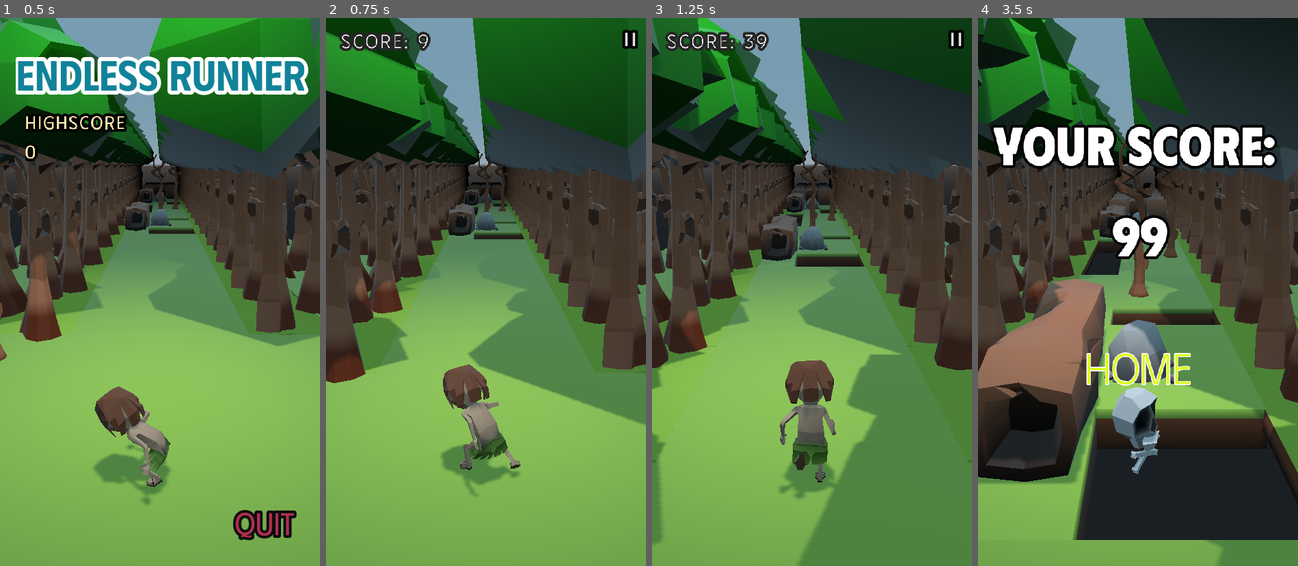
Above: before the commit, frames 1-4 (left to right).
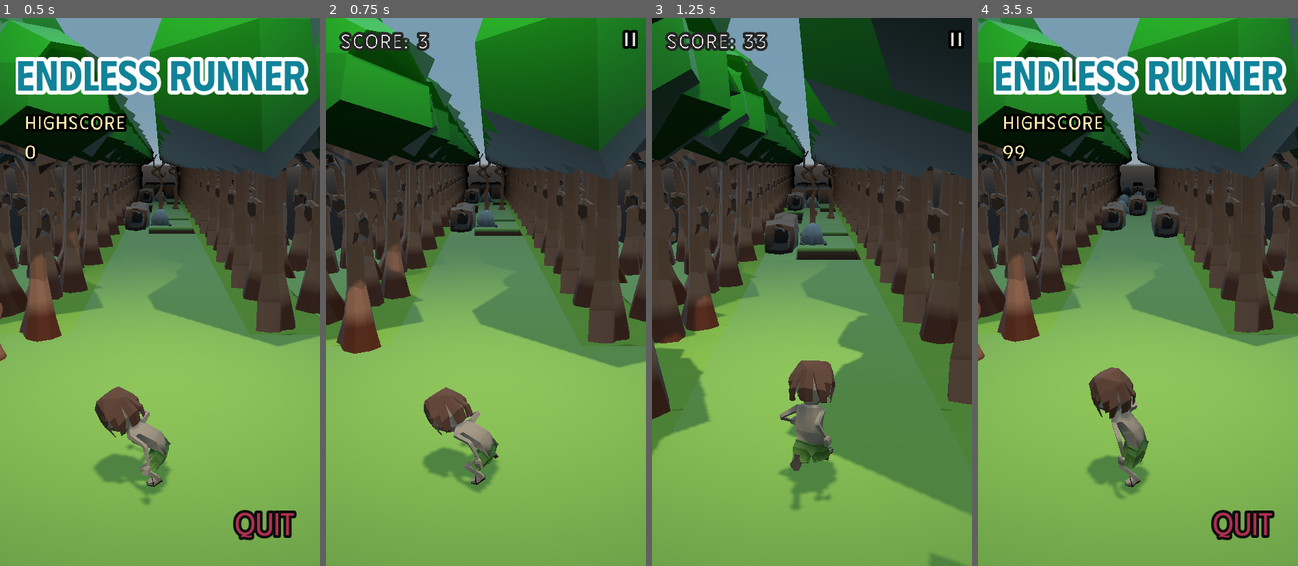
Above: after the commit, the same moments.

Repository: ajaydas1/Jungle_Run
Game: Godot game, scene res://Scenes/PlayZone.tscn
Same seed, same stepped clock (60 frames per second), same inputs: the game is played once before the commit and once after it.
Inputs (mouse positions are in pixels of both pictures, inside the frame that each line leads up to):
- Up to frame 1 (0.5 s): no input
- Up to frame 2 (0.75 s): tap Enter (ui_accept) at 0.5 s; move the mouse to (556, 264) at 0.52 s; hold Right (ui_right) from 0.53 s (still down); tap Space (ui_select) at 0.6 s; click (556, 264) at 0.67 s
- Up to frame 3 (1.25 s): keep holding Right (ui_right); tap Enter (ui_accept) at 0.77, 0.8, 1.07 s
- Up to frame 4 (3.5 s): release Right (ui_right) at 1.25 s; click "II" at 1.25 s; click "Resume" at 2 s; move the mouse to (1074, 319) at 2.77 s; hold Down (ui_down) from 2.78 s (still down); tap Enter (ui_accept) at 2.85, 3.02, 3.32 s; tap Space (ui_select) at 3.05 s

Frame 1 is identical in both runs. In frame 2, 27% of the frame differs, in the area x 0-100%, y 0-88%; in frame 3, 32%; in frame 4, 69%, in the area x 0-100%, y 0-100%.

Commit message:
minor changes

Diff:
--- a/Scenes/PlayZone.tscn
+++ b/Scenes/PlayZone.tscn
@@ -8,6 +8,7 @@
 [ext_resource path="res://StartChunk.tscn" type="PackedScene" id=6]
 [ext_resource path="res://Scenes/StartMenu.tscn" type="PackedScene" id=7]
 [ext_resource path="res://Fonts/Phudu-Bold.ttf" type="DynamicFontData" id=8]
+[ext_resource path="res://swipe.gd" type="Script" id=9]
 [ext_resource path="res://Fonts/Phudu-ExtraBold.ttf" type="DynamicFontData" id=10]
 [ext_resource path="res://default_env.tres" type="Environment" id=11]
 [ext_resource path="res://Audios/Swing Time.wav" type="AudioStream" id=12]
@@ -59,6 +60,8 @@
 outline_color = Color( 0, 0, 0, 1 )
 extra_spacing_char = 5
 font_data = ExtResource( 8 )
+
+[sub_resource type="RectangleShape2D" id=14]
 
 [sub_resource type="DynamicFont" id=12]
 size = 100
@@ -195,6 +198,12 @@
 flat = true
 icon_align = 1
 
+[node name="TouchScreenButton" type="TouchScreenButton" parent="OnScreenUI"]
+position = Vector2( 50, 150 )
+scale = Vector2( 25, 40 )
+shape = SubResource( 14 )
+script = ExtResource( 9 )
+
 [node name="DeadScreen" type="Control" parent="."]
 visible = false
 margin_right = 40.0
@@ -222,6 +231,8 @@
 margin_top = 599.0
 margin_right = 469.0
 margin_bottom = 679.0
+focus_next = NodePath(".")
+focus_previous = NodePath(".")
 custom_colors/font_color = Color( 0.847059, 1, 0, 1 )
 custom_fonts/font = SubResource( 9 )
 text = "HOME"
--- a/Scripts/GameManager.gd
+++ b/Scripts/GameManager.gd
@@ -81,7 +81,7 @@
 	var deadboi = load("res://Characters/Dead.tscn").instance()
 	deadboi.scale *= 1.5
 	$Player.add_child(deadboi)
-
+	$DeadScreen/MainMenu.grab_focus()
 
 	#$Player/Player/Janglu_Rig/Skeleton.physical_bones_start_simulation()
 	$Player/Player.visible = false
--- a/Scripts/MainMenu.gd
+++ b/Scripts/MainMenu.gd
@@ -16,9 +16,11 @@
 #func _process(delta):
 #	pass
 func _process(delta):
-	if Input.is_action_just_released("ui_accept") and get_parent().get_node("MainUI").visible == true:
+	if Input.is_action_just_released("ui_select") and get_parent().get_node("MainUI").visible == true:
 		_on_Run_pressed()
 
+	if Input.is_action_just_released("ui_cancel") and get_parent().get_node("MainUI").visible == true:
+		_on_Quit_pressed()
 func _on_Run_pressed():
 	visible = false
 	get_parent().get_node("OnScreenUI").visible = true
--- a/Scripts/PauseMenu.gd
+++ b/Scripts/PauseMenu.gd
@@ -25,6 +25,7 @@
 
 func toggle_pause_menu():
 	var pause_screen = not get_tree().paused
+	$Menu/Resume.grab_focus()
 	get_tree().paused = pause_screen
 	visible = pause_screen
 
--- a/Scripts/Player.gd
+++ b/Scripts/Player.gd
@@ -14,8 +14,6 @@
 
 var snapVector := Vector3.DOWN
 var velo := Vector3.ZERO
-
-var material : SpatialMaterial = null
 
 const moveDistance := 1.8
 var currentLane := 0
@@ -37,16 +35,14 @@
 func get_gravity() -> float:
 	return jump_gravity if velo.y > 0 else fall_gravity
 
-
+var moveLeft
+var moveRight
+var _is_jumping
+var _is_rolling
+var _just_landed
 
 func _physics_process(delta: float) -> void:
 	if gameStarted:
-		var moveLeft: bool = Input.is_action_just_pressed("ui_left")
-		var moveRight: bool = Input.is_action_just_pressed("ui_right")
-
-		var _just_landed := is_on_floor() and snapVector == Vector3.ZERO
-		var _is_jumping : bool = is_on_floor() and (Input.is_action_just_pressed("ui_up"))
-		var _is_rolling : bool = is_on_floor() and (Input.is_action_just_pressed("ui_down"))
 
 		get_parent().get_node("Camera").transform.origin.x = transform.origin.x
 		velo.y += get_gravity() * delta
@@ -101,22 +97,20 @@
 		velo = move_and_slide_with_snap(velo, snapVector, Vector3.UP, true)
 
 func _process(delta):
+	if gameStarted:
+		moveLeft = Input.is_action_just_pressed("ui_left")
+		moveRight = Input.is_action_just_pressed("ui_right")
 
+		_just_landed = is_on_floor() and snapVector == Vector3.ZERO
+		_is_jumping = is_on_floor() and (Input.is_action_just_pressed("ui_up"))
+		_is_rolling = is_on_floor() and (Input.is_action_just_pressed("ui_down"))
 	if is_on_wall() or global_transform.origin.y < 0:
-		material = $Mesh.get("material/0")
-		material.albedo_color = Color.red
 		death_timer += delta * 10
 		if death_timer > 0.5 or global_transform.origin.y < 0:
 			gameStarted = false
 			emit_signal("player_died")
-
-
 	else:
 		death_timer = 0
-		material = $Mesh.get("material/0")
-		material.albedo_color = Color.lightblue
-	$Mesh.set("material/0", material)
-
 
 
 func _on_MainUI_gameStarted():
--- /dev/null
+++ b/Touch.tscn
@@ -0,0 +1,13 @@
+[gd_scene load_steps=3 format=2]
+
+[ext_resource path="res://swipe.gd" type="Script" id=1]
+
+[sub_resource type="RectangleShape2D" id=1]
+
+[node name="TouchControls" type="Control"]
+anchor_right = 1.0
+anchor_bottom = 1.0
+
+[node name="TouchScreen" type="TouchScreenButton" parent="."]
+shape = SubResource( 1 )
+script = ExtResource( 1 )
--- a/project.godot
+++ b/project.godot
@@ -30,6 +30,13 @@
 
 [input]
 
+ui_accept={
+"deadzone": 0.5,
+"events": [ Object(InputEventKey,"resource_local_to_scene":false,"resource_name":"","device":0,"alt":false,"shift":false,"control":false,"meta":false,"command":false,"pressed":false,"scancode":16777221,"physical_scancode":0,"unicode":0,"echo":false,"script":null)
+, Object(InputEventKey,"resource_local_to_scene":false,"resource_name":"","device":0,"alt":false,"shift":false,"control":false,"meta":false,"command":false,"pressed":false,"scancode":16777222,"physical_scancode":0,"unicode":0,"echo":false,"script":null)
+, Object(InputEventJoypadButton,"resource_local_to_scene":false,"resource_name":"","device":0,"button_index":0,"pressure":0.0,"pressed":false,"script":null)
+ ]
+}
 ui_left={
 "deadzone": 0.5,
 "events": [ Object(InputEventKey,"resource_local_to_scene":false,"resource_name":"","device":0,"alt":false,"shift":false,"control":false,"meta":false,"command":false,"pressed":false,"scancode":16777231,"physical_scancode":0,"unicode":0,"echo":false,"script":null)
--- /dev/null
+++ b/swipe.gd
@@ -0,0 +1,22 @@
+extends TouchScreenButton
+
+
+var touchStart = Vector2.ZERO
+var touchEnd = Vector2.ZERO
+var direction
+
+#This wont be called if a GUI or something else is handling the event
+func _input(event):
+
+	if event is InputEventScreenTouch:
+		if event.is_pressed():
+			touchStart = event.position
+		elif not event.is_pressed():
+			touchEnd = event.position
+			direction = (touchStart - touchEnd).normalized()
+	else:
+		direction = Vector2.ZERO
+
+
+func swiped():
+	return direction
Not shown: 1 places in Scenes/PlayZone.tscn that only renumber resources
Binary file added: _icon.png
Not shown, added: _icon.png.import
